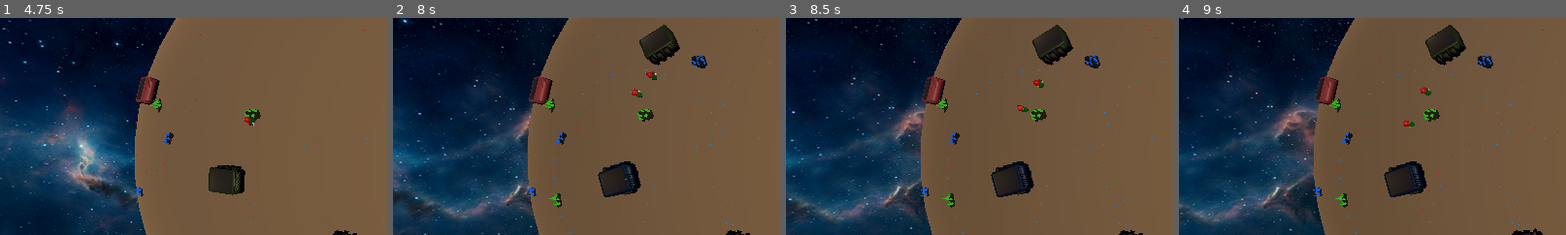
Above: before the commit, frames 1-4 (left to right).
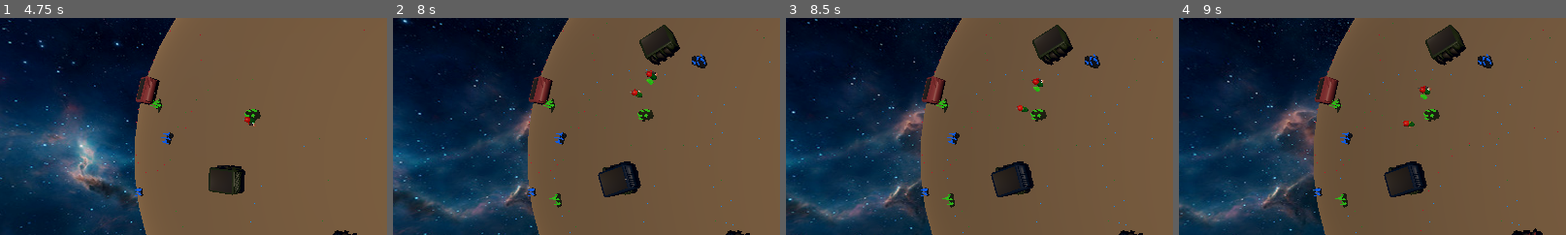
Above: after the commit, the same moments.

Repository: ShadowCurse/gmtk_2024
Game: Godot game, scene res://solar_system.tscn
Same seed, same stepped clock (60 frames per second), same inputs: the game is played once before the commit and once after it.
Inputs (mouse positions are % of the whole screen's width and height, from its top left):
- Up to frame 1 (4.75 s): move the mouse to (72, 45) at 0.52 s; hold Right (ui_right) 0.53-1.28 s; tap one key every 0.75 s from 0.6 s: E (place_hub_blue) W (place_hub_green) Q (place_hub_red) E (place_hub_blue) W (place_hub_green) Q (place_hub_red); click (72, 45) at 0.67 s; move the mouse to (30, 55) at 1.27 s; hold Down (ui_down) 1.28-2.03 s; move the mouse to (60, 28) at 2.02 s; hold Right (ui_right) 2.03-2.78 s; move the mouse to (45, 70) at 2.77 s; hold Up (ui_up) 2.78-3.53 s; click (45, 70) at 2.92 s; move the mouse to (80, 65) at 3.52 s; hold Left (ui_left) from 3.53 s (still down); move the mouse to (20, 35) at 4.27 s
- Up to frame 2 (8 s): move the mouse to (55, 50) at 5.02 s; release Left (ui_left) at 5.03 s; hold Down (ui_down) 5.03-5.78 s; tap one key every 0.75 s from 5.1 s: E (place_hub_blue) W (place_hub_green) Q (place_hub_red) E (place_hub_blue); click (55, 50) at 5.17 s; move the mouse to (35, 25) at 5.77 s; hold Right (ui_right) 5.78-6.53 s; move the mouse to (72, 45) at 6.52 s; hold Up (ui_up) 6.53-7.28 s; move the mouse to (30, 55) at 7.27 s; hold Right (ui_right) from 7.28 s (still down); click (30, 55) at 7.42 s
- Up to frame 3 (8.5 s): move the mouse to (60, 28) at 8.02 s; release Right (ui_right) at 8.03 s; hold Down (ui_down) from 8.03 s (still down); tap W (place_hub_green) at 8.1 s
- Up to frame 4 (9 s): move the mouse to (45, 70) at 8.77 s; release Down (ui_down) at 8.78 s; hold Left (ui_left) from 8.78 s (still down); tap Q (place_hub_red) at 8.85 s
The pictures show only the part of the screen within x 0-50%, y 18-68%; the shares and areas given below are measured in that part.

Frame 1 is identical in both runs. In frame 2, less than 0.1% of the frame differs, in the area x 62-69%, y 24-35%; in frame 3, less than 0.1%; in frame 4, 0.1%, in the area x 58-66%, y 31-49%.
Error after the commit: Invalid call. Nonexistent function 'add_resource' in base 'StaticBody3D (ResourceHub)'. (res://worker.gd:74)

Commit message:
resources drop from colliding workers

Diff:
--- a/project.godot
+++ b/project.godot
@@ -38,3 +38,4 @@
 3d_physics/layer_1="ground"
 3d_physics/layer_2="worker"
 3d_physics/layer_3="building"
+3d_physics/layer_4="resources"
--- a/worker.gd
+++ b/worker.gd
@@ -13,6 +13,7 @@
 var resource_point: ResourcePoint
 var item: Node3D
 var target: Vector3
+var has_item: bool = false
 
 func _ready():
     self.target = self.resource_point.position
@@ -20,16 +21,19 @@
         ResourcePoint.Type.Red:
             var r = self.red_resource.instantiate()
             r.position = self.marker_3d.position
+            r.visible = false
             self.add_child(r)
             self.item = r
         ResourcePoint.Type.Green:
             var r = self.green_resource.instantiate()
             r.position = self.marker_3d.position
+            r.visible = false
             self.add_child(r)
             self.item = r
         ResourcePoint.Type.Blue:
             var r = self.blue_resource.instantiate()
             r.position = self.marker_3d.position
+            r.visible = false
             self.add_child(r)
             self.item = r
 
@@ -66,14 +70,38 @@
         var collision = self.get_slide_collision(i)
         var collider = collision.get_collider()
         if collider is ResourceHub:
-            self.item_visible(false)
-            self.target = self.resource_point.position
+            if self.has_item:
+                collider.add_resource(self.type)
+                self.has_item = false
+                self.item_visible(false)
+                self.target = self.resource_point.position
         elif collider is Worker:
+            self.has_item = false
             self.velocity += self.position.normalized() * 5.0
             self.item_visible(false)
             self.target = self.resource_point.position
+            match self.type:
+                ResourcePoint.Type.Red:
+                    var r: WorkerResource = self.red_resource.instantiate()
+                    r.position = self.to_global(self.item.position)
+                    r.linear_velocity = self.velocity
+                    r.start = true
+                    get_tree().root.add_child(r)
+                ResourcePoint.Type.Green:
+                    var r: WorkerResource = self.green_resource.instantiate()
+                    r.position = self.to_global(self.item.position)
+                    r.linear_velocity = self.velocity
+                    r.start = true
+                    get_tree().root.add_child(r)
+                ResourcePoint.Type.Blue:
+                    var r: WorkerResource = self.blue_resource.instantiate()
+                    r.position = self.to_global(self.item.position)
+                    r.linear_velocity = self.velocity
+                    r.start = true
+                    get_tree().root.add_child(r)
 
 func go_to_hub():
+    self.has_item = true
     self.item_visible(true)
     self.target = self.resource_hub.position
 
--- /dev/null
+++ b/worker_resource.gd
@@ -0,0 +1,13 @@
+extends RigidBody3D
+class_name WorkerResource
+
+@onready var timer = $Timer
+
+var start: bool = false
+
+func _ready():
+    if self.start:
+        self.timer.start()
+
+func _on_timer_timeout():
+    self.queue_free()
--- a/worker_resource_blue.tscn
+++ b/worker_resource_blue.tscn
@@ -1,9 +1,23 @@
-[gd_scene load_steps=2 format=3 uid="uid://8sax6s55iui6"]
+[gd_scene load_steps=4 format=3 uid="uid://8sax6s55iui6"]
 
+[ext_resource type="Script" path="res://worker_resource.gd" id="1_m02pt"]
 [ext_resource type="PackedScene" uid="uid://dxrwbvfroygrl" path="res://assets/rock_blue.glb" id="1_ri3uk"]
 
-[node name="worker_resource_blue" type="Node3D"]
-transform = Transform3D(0.2, 0, 0, 0, 0.2, 0, 0, 0, 0.2, 0, 0, 0)
+[sub_resource type="BoxShape3D" id="BoxShape3D_cpmlp"]
+size = Vector3(1, 1, 0.44458)
+
+[node name="worker_resource_blue" type="RigidBody3D"]
+collision_layer = 8
+script = ExtResource("1_m02pt")
 
 [node name="rock_blue" parent="." instance=ExtResource("1_ri3uk")]
-transform = Transform3D(0.5, 0, 0, 0, 0.5, 0, 0, 0, 0.5, 6.05126, -1.66045, -4.06158)
+transform = Transform3D(0.2, 0, 0, 0, 0.2, 0, 0, 0, 0.2, 2.30902, -0.446369, -1.76473)
+
+[node name="CollisionShape3D" type="CollisionShape3D" parent="."]
+transform = Transform3D(1, 0, 0, 0, 1, 0, 0, 0, 1, 0, 0, 0.0333252)
+shape = SubResource("BoxShape3D_cpmlp")
+
+[node name="Timer" type="Timer" parent="."]
+wait_time = 3.0
+
+[connection signal="timeout" from="Timer" to="." method="_on_timer_timeout"]
--- a/worker_resource_green.tscn
+++ b/worker_resource_green.tscn
@@ -1,9 +1,23 @@
-[gd_scene load_steps=2 format=3 uid="uid://ds55ygqu05f8t"]
+[gd_scene load_steps=4 format=3 uid="uid://ds55ygqu05f8t"]
 
+[ext_resource type="Script" path="res://worker_resource.gd" id="1_2nupj"]
 [ext_resource type="PackedScene" uid="uid://rcnpm6il5aen" path="res://assets/rock_green.glb" id="1_aoew2"]
 
-[node name="worker_resource_green" type="Node3D"]
-transform = Transform3D(0.2, 0, 0, 0, 0.2, 0, 0, 0, 0.2, 0, 0, 0)
+[sub_resource type="BoxShape3D" id="BoxShape3D_fvgun"]
+size = Vector3(1, 1, 0.374146)
+
+[node name="worker_resource_green" type="RigidBody3D"]
+collision_layer = 8
+script = ExtResource("1_2nupj")
 
 [node name="rock_green" parent="." instance=ExtResource("1_aoew2")]
-transform = Transform3D(0.5, 0, 0, 0, 0.5, 0, 0, 0, 0.5, 4.91368, -1.78799, -4.60301)
+transform = Transform3D(0.2, 0, 0, 0, 0.2, 0, 0, 0, 0.2, 2.05494, -0.819918, -1.84602)
+
+[node name="CollisionShape3D" type="CollisionShape3D" parent="."]
+transform = Transform3D(1, 0, 0, 0, 1, 0, 0, 0, 1, -0.00605023, -0.00904667, -0.0769787)
+shape = SubResource("BoxShape3D_fvgun")
+
+[node name="Timer" type="Timer" parent="."]
+wait_time = 3.0
+
+[connection signal="timeout" from="Timer" to="." method="_on_timer_timeout"]
--- a/worker_resource_red.tscn
+++ b/worker_resource_red.tscn
@@ -1,9 +1,23 @@
-[gd_scene load_steps=2 format=3 uid="uid://dviy5m8m33yef"]
+[gd_scene load_steps=4 format=3 uid="uid://dviy5m8m33yef"]
 
+[ext_resource type="Script" path="res://worker_resource.gd" id="1_51806"]
 [ext_resource type="PackedScene" uid="uid://b2p4m6i31yupo" path="res://assets/rock_red.glb" id="1_kwjrs"]
 
-[node name="worker_resource_red" type="Node3D"]
-transform = Transform3D(0.2, 0, 0, 0, 0.2, 0, 0, 0, 0.2, 0, 0, 0)
+[sub_resource type="BoxShape3D" id="BoxShape3D_v4c4u"]
+size = Vector3(0.909637, 0.874054, 0.655731)
+
+[node name="worker_resource_red" type="RigidBody3D"]
+collision_layer = 8
+script = ExtResource("1_51806")
 
 [node name="rock_red" parent="." instance=ExtResource("1_kwjrs")]
-transform = Transform3D(0.5, 0, 0, 0, 0.5, 0, 0, 0, 0.5, 5.15877, -1.69796, -4.37311)
+transform = Transform3D(0.2, 0, 0, 0, 0.2, 0, 0, 0, 0.2, 1.99835, -0.757384, -1.6407)
+
+[node name="CollisionShape3D" type="CollisionShape3D" parent="."]
+transform = Transform3D(1, 0, 0, 0, 1, 0, 0, 0, 1, 0.0651504, 0.117646, 0.0394766)
+shape = SubResource("BoxShape3D_v4c4u")
+
+[node name="Timer" type="Timer" parent="."]
+wait_time = 3.0
+
+[connection signal="timeout" from="Timer" to="." method="_on_timer_timeout"]
